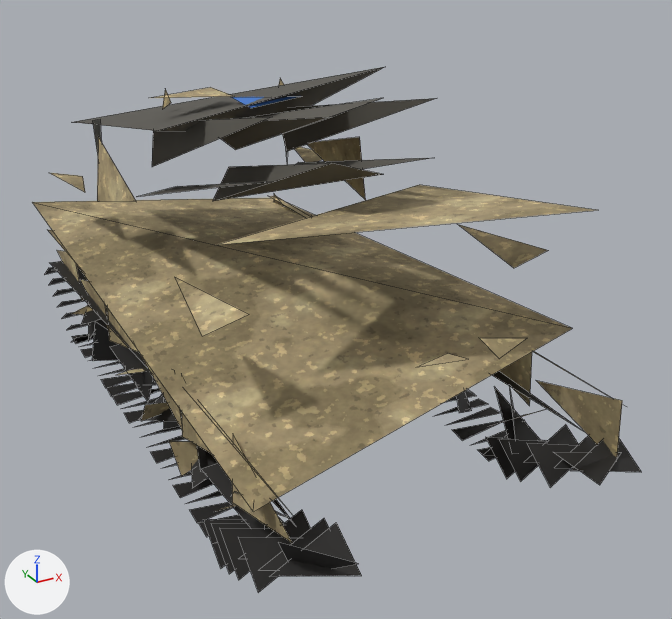
Before and after pictures for a commit that changed the glTF model art/blockout/e4_support/art_e4_us_mlrs_LOD2.glb.
One viewpoint serves both versions: a camera (50 mm lens) standing at (-3.57, -7.65, 4.56) and looking at (0.35, -0.52, 0.99). Every picture has the same lights, and +X, +Y and +Z are marked at lower left. The older version comes first. Mesh edges are drawn as thin lines. Where no turn or scale is listed for an object, it has been applied to the vertices. Vertices at exactly the same position are counted once.

Names of what the first picture shows: 'art_e4_us_mlrs_LOD2_body', 'art_e4_us_mlrs_LOD2_deck', 'art_e4_us_mlrs_LOD2_track' and 2 more.
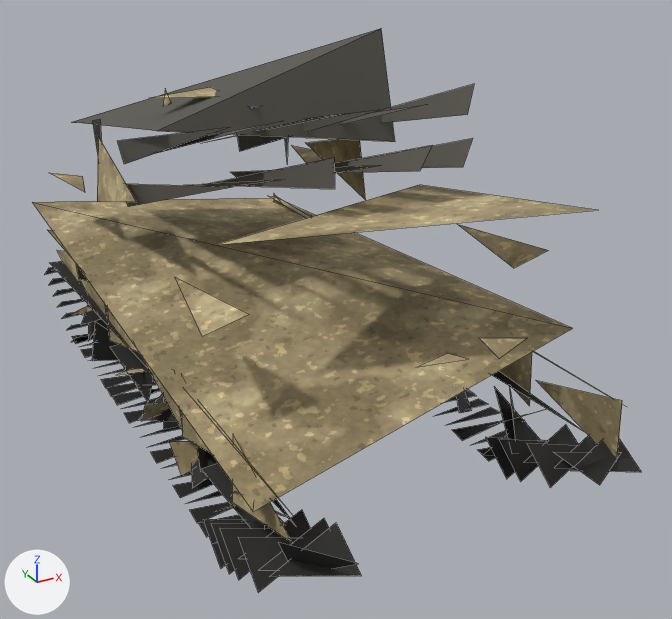
The change, as a list of edits to the scene's bpy script:
```text
Change me_cube_001:
    used by ob_art_e4_us_mlrs_lod2_deck; location = (0.0, 1.38, 2.54)
    remove me_cube_001.from_pydata(...)  # 24 vertices, 16 faces; spans x -1.15..1.15, y -2.91..1.51, z -0.9..0.63
    add me_cube_001.from_pydata(...)  # 41 vertices, 18 faces; spans x -1.15..1.15, y -2.93..1.51, z -0.83..0.93
    me_cube_001 part 1: the loose piece of 4 vertices spanning x -0.22..0.22, y -2.91..0.03, z -0.9..0.17 is rebuilt with 3 vertices and now spans x 0.12..0.29, y -2.89..0.02, z -0.8..0.1
    me_cube_001 part 2: the loose piece of 4 vertices spanning x -0.23..0.23, y -2.91..0.03, z -0.38..0.63 is rebuilt with 3 vertices and now spans x -0.33..-0.08, y -2.89..-0.01, z -0.28..0.54
    me_cube_001 part 3: the loose piece of 3 vertices spanning x -0.94..-0.49, y -2.89..0.0, z -0.75..0.1 is rebuilt with 3 vertices and now spans x -0.75..-0.51, y -2.89..0.01, z -0.77..0.1
    me_cube_001 part 4: the loose piece of 3 vertices spanning x 0.51..0.93, y -2.89..0.02, z -0.82..0.1 is rebuilt with 3 vertices and now spans x 0.56..0.71, y -2.92..-0.01, z -0.72..0.2
    me_cube_001 part 5: the loose piece of 3 vertices spanning x -0.76..-0.67, y -2.89..0.05, z -0.45..0.58 is rebuilt with 3 vertices and now spans x -0.75..-0.51, y -2.89..0.01, z -0.33..0.54
    me_cube_001 part 6: the loose piece of 3 vertices spanning x 0.69..0.75, y -2.89..0.06, z -0.47..0.58 is rebuilt with 3 vertices and now spans x 0.56..0.72, y -2.89..0.02, z -0.35..0.54
    me_cube_001 part 7
    1 vertex is removed from x 1.15, y -1.42, z 0.59
    3 faces are deleted
    20 vertices are added at x -1.07..1.15, y -2.93..0.03, z -0.83..0.93
    11 new faces join them
```

Where the change shows, as pixel boxes [x1, y1, x2, y2] in the pictures (672 x 619 px):
'art_e4_us_mlrs_LOD2_deck', reshaped (11% wider, 33% taller)
    before: [75, 67, 436, 201]
    after: [73, 29, 474, 207]
part 1 of me_cube_001, rebuilt
    before: [213, 163, 383, 201]
    after: [231, 165, 381, 178]
part 2 of me_cube_001, rebuilt
    before: [220, 98, 382, 150]
    after: [205, 113, 349, 143]
part 3 of me_cube_001, rebuilt
    before: [137, 181, 271, 197]
    after: [182, 180, 278, 187]
part 4 of me_cube_001, rebuilt
    before: [297, 158, 429, 169]
    after: [334, 145, 432, 173]
part 5 of me_cube_001, rebuilt (35% shorter)
    before: [152, 117, 271, 167]
    after: [158, 121, 282, 153]
part 6 of me_cube_001, rebuilt
    before: [282, 98, 436, 151]
    after: [287, 104, 427, 138]
part 7 of me_cube_001, built on
    before: [75, 67, 384, 131]
    after: [73, 29, 474, 207]
